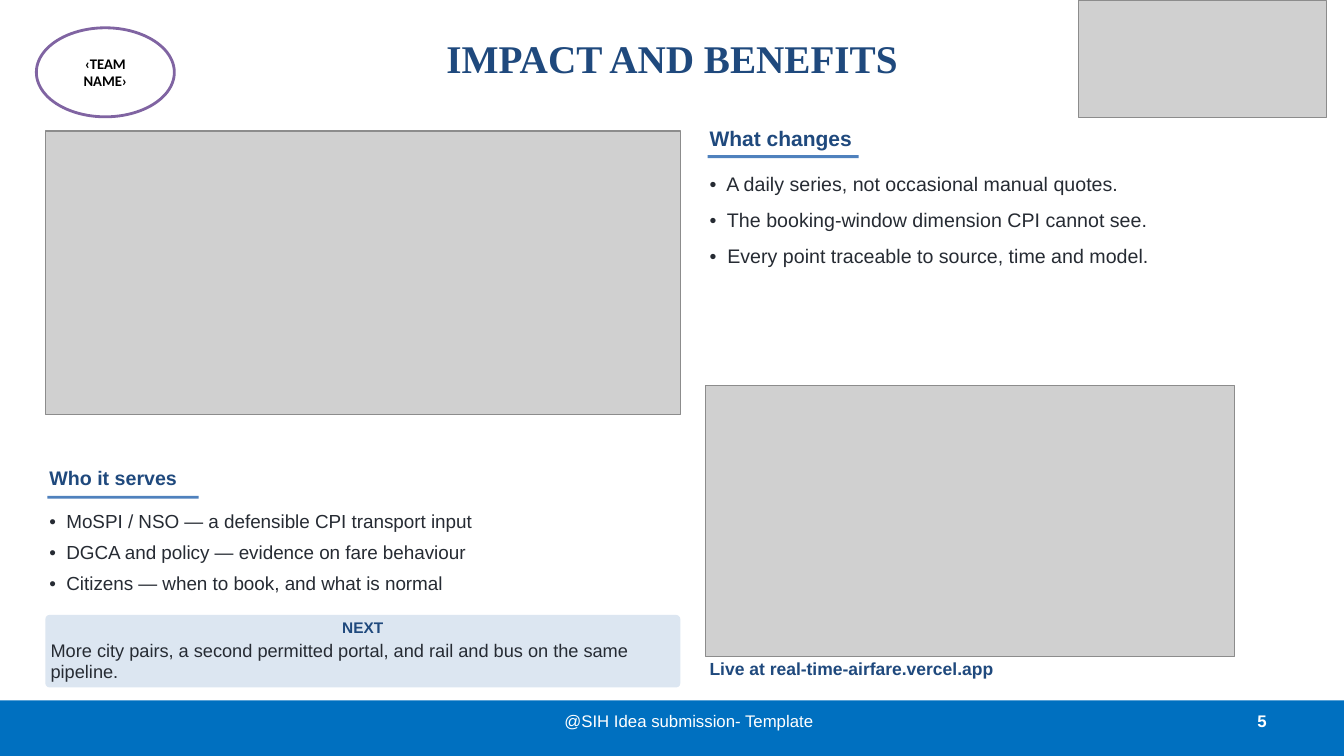
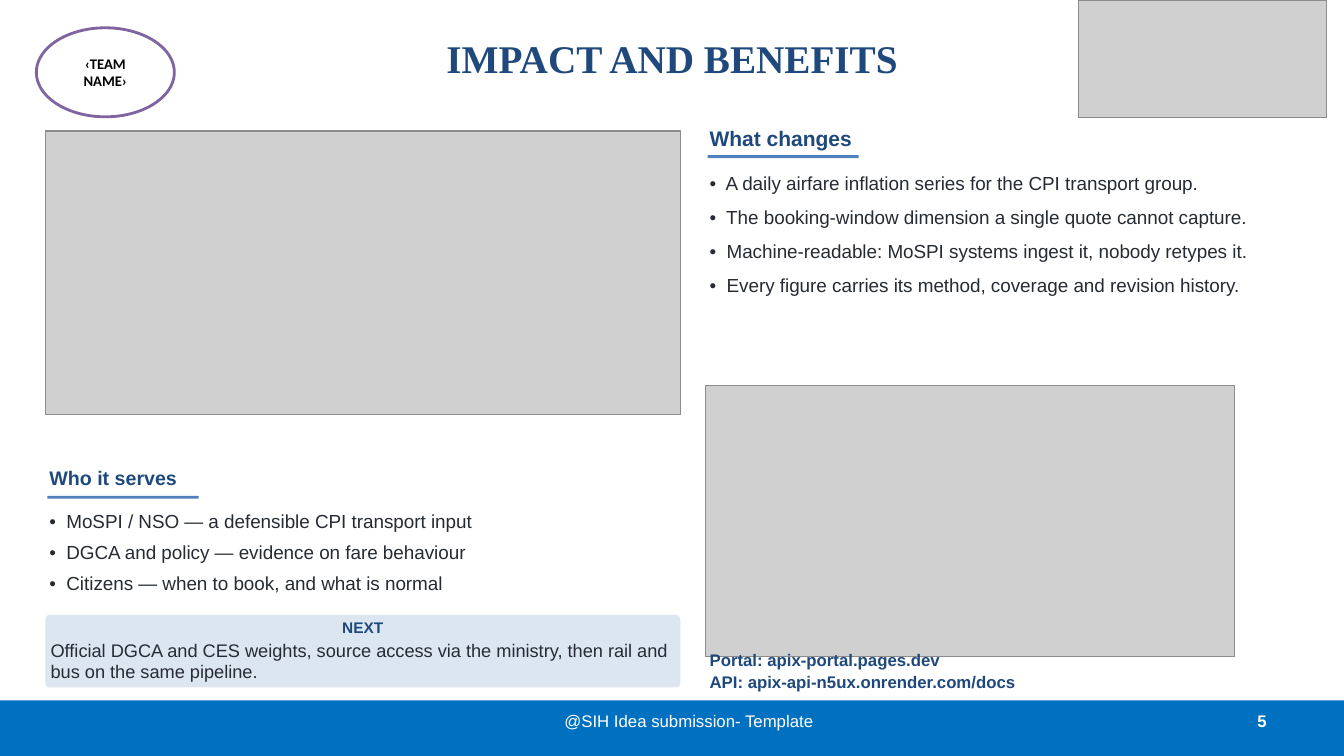
Before and after one commit to BradCage-afk/sih-2026-airfare-index, a slide deck: slide 5 of SIH26056-Idea-Presentation.pptx. Drawn at 1344x756 pixels with LibreOffice and Linux fonts; fonts in the diff are those of the drawing; grey boxes stand for pictures. Boxes give left, top, right and bottom in pixels: in the first picture for what was removed or moved away, otherwise in the second. Text is boxed around its words. In the diff, an @@ line names an element or a change of style, - is before the commit and + after.

```diff
--- a/SIH26056-Idea-Presentation.pptx
+++ b/SIH26056-Idea-Presentation.pptx
@@ text at [726,176,1247,296]: text changed; size 14 to 13.5 pt @@
-• A daily series, not occasional manual quotes.
-• The booking-window dimension CPI cannot see.
-• Every point traceable to source, time and model.
+• A daily airfare inflation series for the CPI transport group.
+• The booking-window dimension a single quote cannot capture.
+• Machine-readable: MoSPI systems ingest it, nobody retypes it.
+• Every figure carries its method, coverage and revision history.
@@ text in rounded rectangle at [51,644,667,682]: text changed @@
-More city pairs, a second permitted portal, and rail and bus on the same pipeline.
+Official DGCA and CES weights, source access via the ministry, then rail and bus on the same pipeline.
@@ text at [710,654,1015,692]: text changed; size 12.5 to 12 pt @@
-Live at real-time-airfare.vercel.app
+Portal: apix-portal.pages.dev
+API: apix-api-n5ux.onrender.com/docs
```
Also in this commit, not shown: 4 other slides changed, 6 other files.
